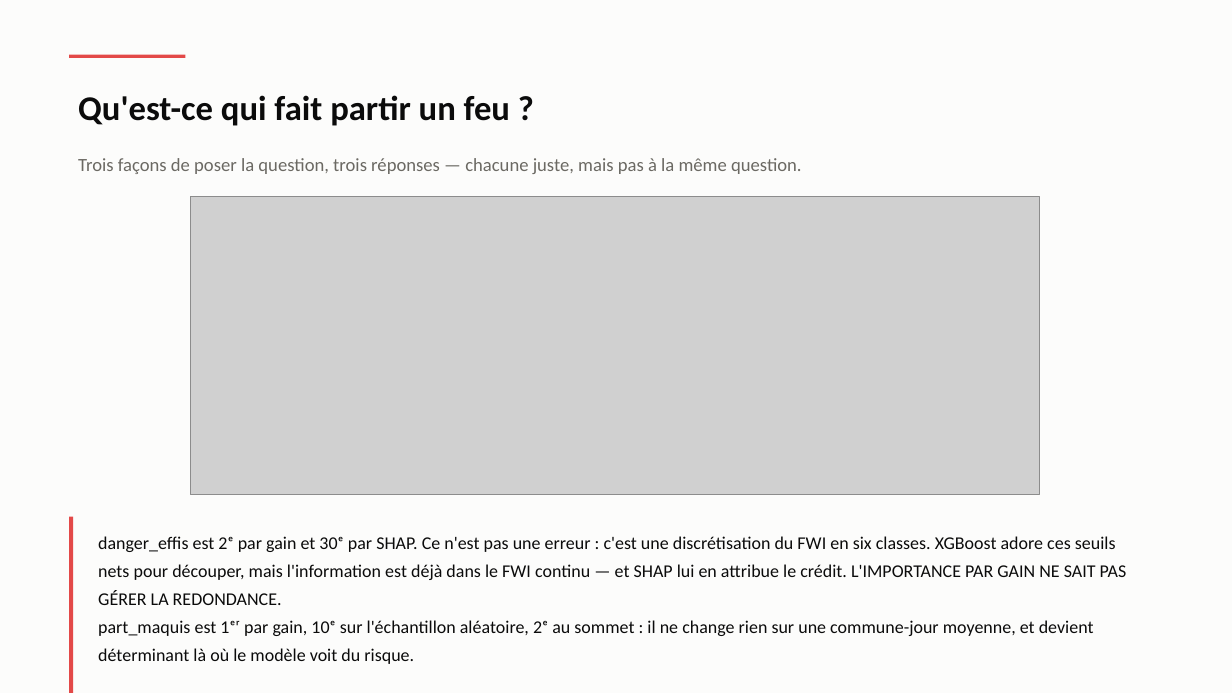
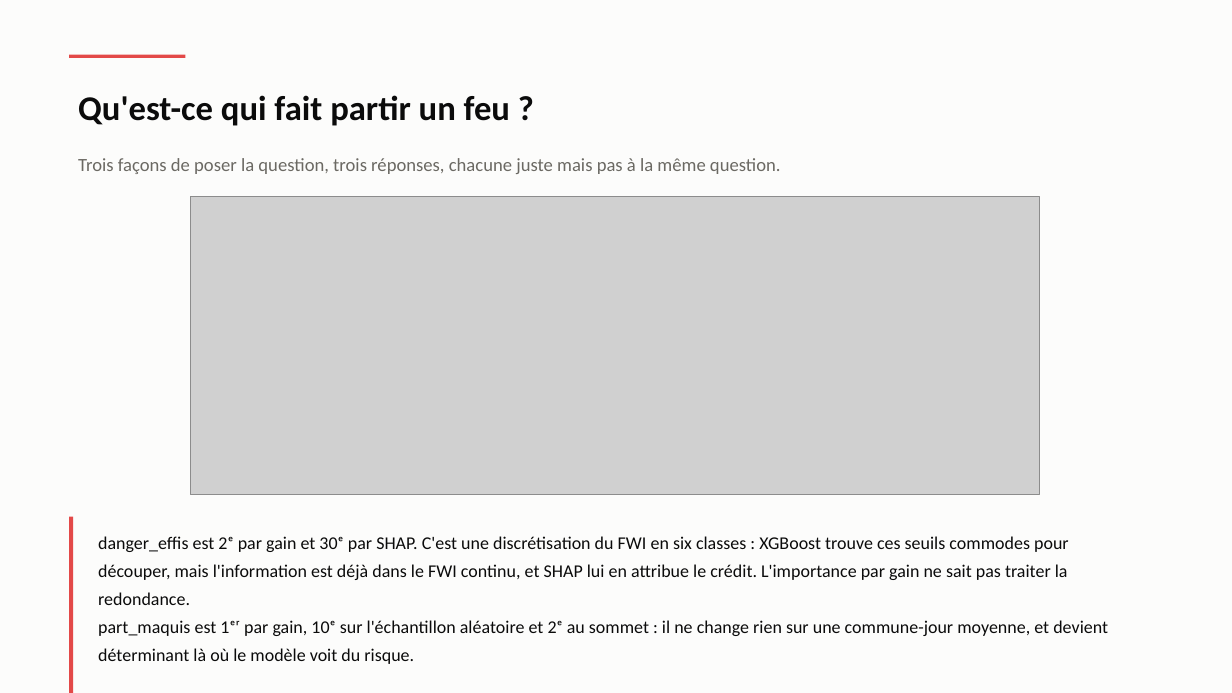
Before and after one commit to Hierogifle/terre-vent-feu-eau-data, a slide deck: slide 31 of presentation/soutenance.pptx (slide 22 before the commit). Drawn at 1232x693 pixels with LibreOffice and Linux fonts; fonts in the diff are those of the drawing; grey boxes stand for pictures. Boxes give left, top, right and bottom in pixels: in the first picture for what was removed or moved away, otherwise in the second. Text is boxed around its words. In the diff, an @@ line names an element or a change of style, - is before the commit and + after.

```diff
--- a/presentation/soutenance.pptx
+++ b/presentation/soutenance.pptx
@@ text at (x1=78, y1=158, x2=781, y2=174): text changed @@
-Trois façons de poser la question, trois réponses — chacune juste, mais pas à la même question.
+Trois façons de poser la question, trois réponses, chacune juste mais pas à la même question.
@@ text at (x1=98, y1=536, x2=1108, y2=664): text changed @@
-danger_effis est 2ᵉ par gain et 30ᵉ par SHAP. Ce n'est pas une erreur : c'est une discrétisation du FWI en six classes. XGBoost adore ces seuils nets pour découper, mais l'information est déjà dans le FWI continu — et SHAP lui en attribue le crédit. L'IMPORTANCE PAR GAIN NE SAIT PAS GÉRER LA REDONDANCE.
-part_maquis est 1ᵉʳ par gain, 10ᵉ sur l'échantillon aléatoire, 2ᵉ au sommet : il ne change rien sur une commune-jour moyenne, et devient déterminant là où le modèle voit du risque.
+danger_effis est 2ᵉ par gain et 30ᵉ par SHAP. C'est une discrétisation du FWI en six classes : XGBoost trouve ces seuils commodes pour découper, mais l'information est déjà dans le FWI continu, et SHAP lui en attribue le crédit. L'importance par gain ne sait pas traiter la redondance.
+part_maquis est 1ᵉʳ par gain, 10ᵉ sur l'échantillon aléatoire et 2ᵉ au sommet : il ne change rien sur une commune-jour moyenne, et devient déterminant là où le modèle voit du risque.
```
Also in this commit, not shown: 25 other slides changed, 11 slides added, 5 slides removed, 4 other files.
